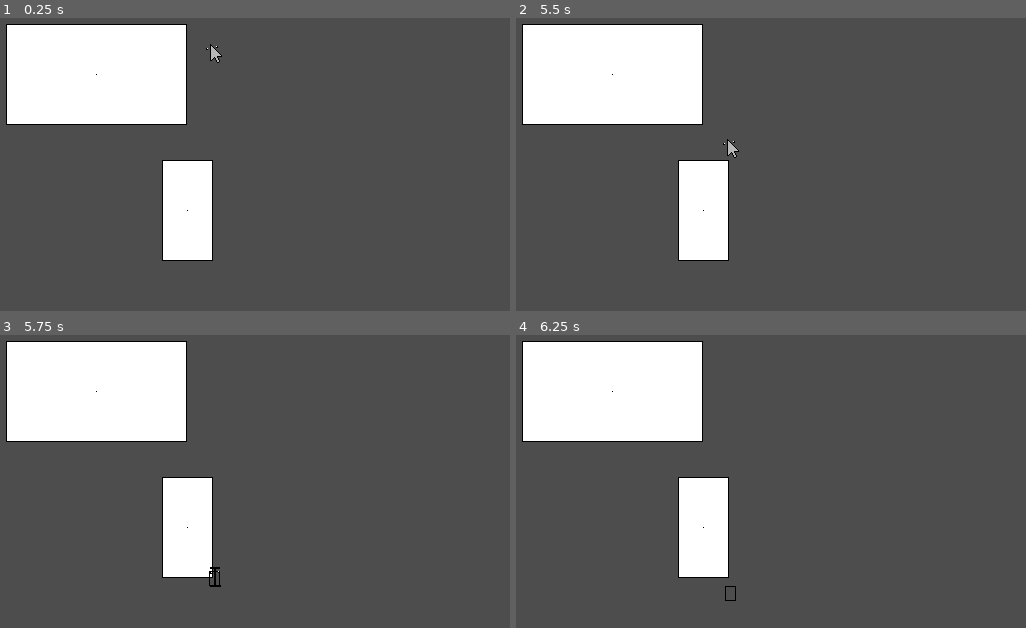
Above: before the commit, frames 1-4 (two rows, left to right).
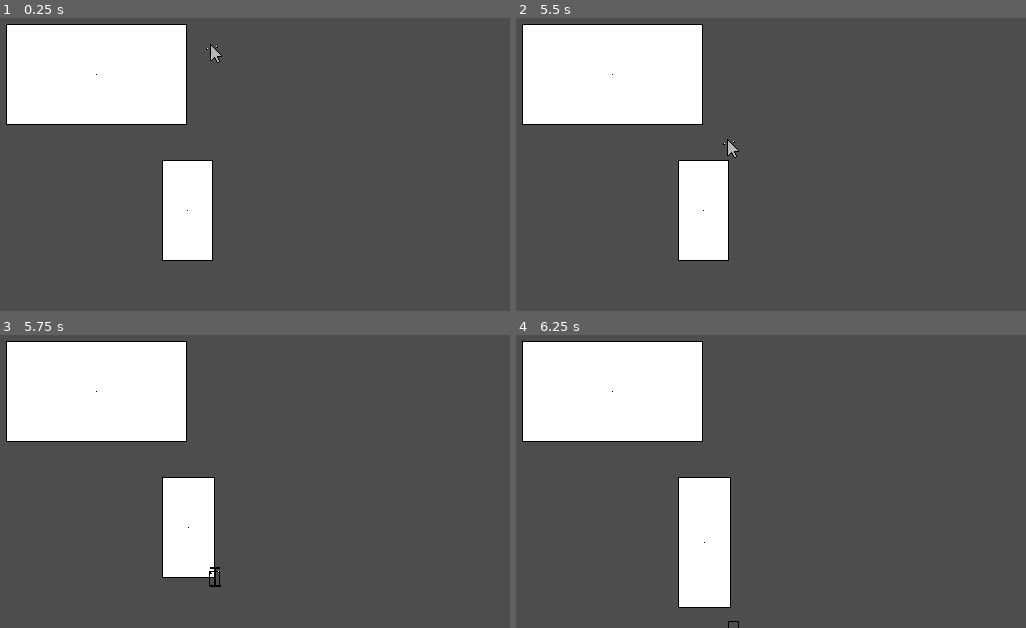
Above: after the commit, the same moments.

Repository: username123115/Clicky
Game: Godot game, scene res://intro.tscn
Same seed, same stepped clock (60 frames per second), same inputs: the game is played once before the commit and once after it.
Inputs:
- Up to frame 1 (0.25 s): no input
- Up to frame 2 (5.5 s): tap Enter at 0.5, 2.75, 4.25 s; hold L (move_right) 0.53-1.28 s; hold Z (grab) 0.53-1.28 s; hold J (move_down) 1.28-2.03 s; tap Z (grab) at 1.35, 2.85, 4.35 s; tap Space at 2, 3.5 s; hold L (move_right) 2.03-2.78 s; hold Z (grab) 2.03-2.78 s; hold K (move_up) 2.78-3.53 s; hold Z (grab) 3.53-4.28 s; hold H (move_left) 3.53-5.03 s; hold J (move_down) from 5.03 s (still down); hold Z (grab) from 5.03 s (still down)
- Up to frame 3 (5.75 s): keep holding J (move_down); keep holding Z (grab)
- Up to frame 4 (6.25 s): release J (move_down) at 5.78 s; release Z (grab) at 5.78 s; hold L (move_right) from 5.78 s (still down); tap Z (grab) at 5.85 s

Frames 1-2 are identical in both runs. In frame 3, 0.2% of the frame differs, in the area x 36-43%, y 48-83%; in frame 4, 1.3%, in the area x 31-44%, y 48-100%.

Commit message:
add better window resizing

Diff:
--- a/player/player.gd
+++ b/player/player.gd
@@ -3,8 +3,18 @@
 @export var FLOAT_SPEED : float = 450.0
 @export var FLOAT_ACCELL : float = 900.0
 
+enum GrabState { GRAB_LEFT, GRAB_NONE, GRAB_RIGHT }
+
 var in_window : bool = false	#for the window FSM, tracks whether or not player is in a window
 var window : Node				#if `in_window` is set, this is the window the player is in
 var window_stack := []
 
-var resizing_window : bool = false
+var window_edge : bool = false	#set when player is at the edge of a window
+var window_grab : bool = false	#set when player is grabbing a window
+
+var window_grab_state = {
+	"l": false,
+	"r": false,
+	"u": false,
+	"d": false,
+	}
--- a/player/state_movement/state_floating.gd
+++ b/player/state_movement/state_floating.gd
@@ -14,12 +14,39 @@
 
 	var target_velocity = float_speed * direction
 
+	var old := owner.global_position as Vector2
+
 	owner_velocity.x = step_towards(owner_velocity.x, target_velocity.x, _delta)
 	owner_velocity.y = step_towards(owner_velocity.y, target_velocity.y, _delta)
-
 	owner.velocity = owner_velocity
 
 	owner.move_and_slide()
+
+	var d := owner.global_position - old as Vector2
+	if owner.window_edge and owner.window_grab:
+		var up : bool = owner.window_grab_state['u']
+		var down : bool = owner.window_grab_state['d']
+		var left : bool = owner.window_grab_state['l']
+		var right : bool = owner.window_grab_state['r']
+
+		var h : bool = left or right
+		var v : bool = up or down
+
+		var rectangle = owner.window.window_get_rect() as Rect2
+
+		if h:
+			# calculate the left offset
+			var distance : float = owner.global_position.x - rectangle.position.x
+			if right:
+				distance -= rectangle.size.x
+			owner.window.expand_width(distance, right)
+
+		if v:
+			# calculate the top offset
+			var distance : float = owner.global_position.y - rectangle.position.y
+			if down:
+				distance -= rectangle.size.y
+			owner.window.expand_height(distance, down)
 
 
 # move towards but if moving faster in the same direction deceleration doesn't happen
--- a/player/state_window_interactions/state_resize.gd
+++ b/player/state_window_interactions/state_resize.gd
@@ -9,7 +9,7 @@
 	if not old_animation:
 		old_animation = "player_idle"
 	animation_player.play("player_resize")
-	owner.resizing_window = true
+	owner.window_edge = true
 
 
 
@@ -25,23 +25,25 @@
 		return
 
 	# Otherwise detect which of the four sides are being touched
-	var left: bool = own_rect.position.x < window_rect.position.x
-	var right: bool = own_rect.position.x + own_rect.size.x > window_rect.position.x + window_rect.size.x
+	if Input.is_action_pressed("grab"):
+		var left: bool = own_rect.position.x < window_rect.position.x
+		var right: bool = own_rect.position.x + own_rect.size.x > window_rect.position.x + window_rect.size.x
 
-	var up: bool = own_rect.position.y < window_rect.position.y
-	var down: bool = own_rect.position.y + own_rect.size.y > window_rect.position.y + window_rect.size.y
+		var up: bool = own_rect.position.y < window_rect.position.y
+		var down: bool = own_rect.position.y + own_rect.size.y > window_rect.position.y + window_rect.size.y
 
-	if (left):
-		print("left")
-	if (right):
-		print("right")
-	if (up):
-		print("up")
-	if (down):
-		print("down")
+		owner.window_grab = true
+
+		owner.window_grab_state['l'] = left
+		owner.window_grab_state['r'] = right
+		owner.window_grab_state['u'] = up
+		owner.window_grab_state['d'] = down
+	else:
+		owner.window_grab = false
 
 
 func exit() -> void:
 	var animation_player := owner.get_node(^"AnimationPlayer")
 	animation_player.play(old_animation)
-	owner.resizing_window = false
+	owner.window_edge = false
+	owner.window_grab = false
--- a/window/window.gd
+++ b/window/window.gd
@@ -36,12 +36,12 @@
 
 # expand up otherwise expand down
 func expand_height(value : int, direction : bool):
-	var correction = -1 if direction else 1
+	var correction = 1 if direction else -1
 	var new = height + value * correction
 	if (new < min_height):
 		return
 	height = new
-	global_position.y += value * correction / 2.0
+	global_position.y += value / 2.0
 
 
 # Called when the node enters the scene tree for the first time.
